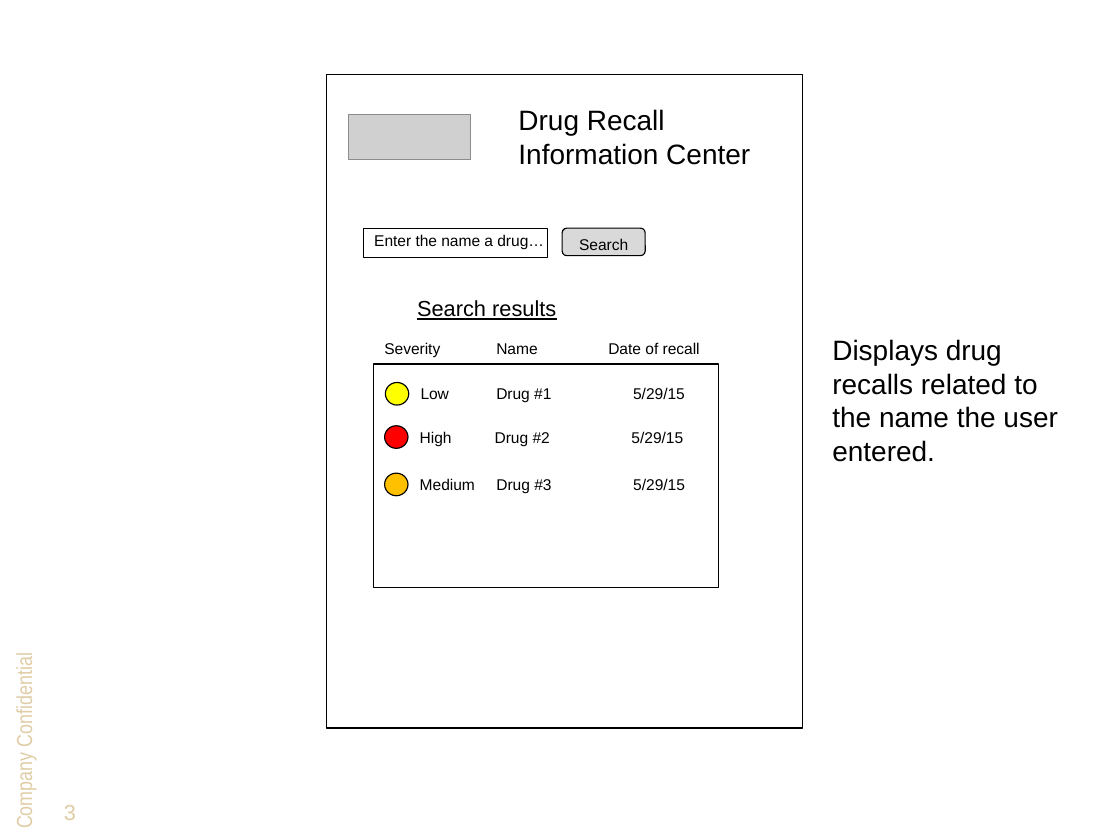
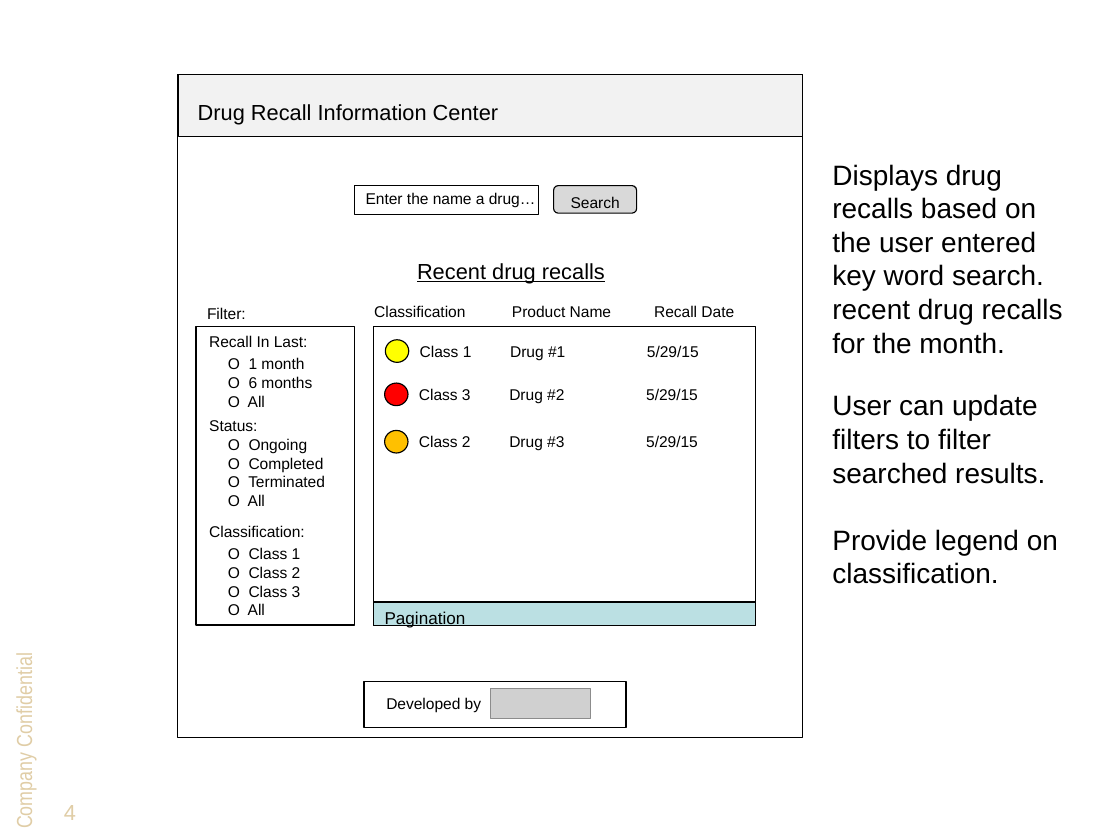
Before and after one commit to DevTechnology/DRIC, a slide deck: slide 4 of Design/Wireframes/DRIC wireframes.pptx (slide 3 before the commit). Drawn at 1120x840 pixels with LibreOffice and Linux fonts; fonts in the diff are those of the drawing; grey boxes stand for pictures; background and template pictures are left out. Boxes give left, top, right and bottom in pixels: in the first picture for what was removed or moved away, otherwise in the second. Text is boxed around its words. In the diff, an @@ line names an element or a change of style, - is before the commit and + after.

Commit message:
Wireframe modification based on PO feedback

```diff
--- a/Design/Wireframes/DRIC wireframes.pptx
+++ b/Design/Wireframes/DRIC wireframes.pptx
@@ rectangle: place and size @@
-rectangle at (327,75,803,728)
+rectangle at (177,75,802,738)
@@ rectangle at (177,75,802,738): fill #FFFFFF to none @@
@@ rectangle added at (178,75,802,137), fill #F2F2F2, outline #000000 0.75 pt @@
@@ text "Drug Recall Information Center": place and size @@
-text "Drug Recall Information Center" at (518,109,750,165)
+text "Drug Recall Information Center" at (198,104,498,125)
@@ text "Drug Recall Information Center" at (198,104,498,125): size 18 to 14 pt @@
@@ text added at (832,164,1063,354), 18 pt, text #000000 @@
+Displays drug recalls based on the user entered key word search. recent drug recalls for the month.
@@ 1 text, 1 rounded rectangle, 1 rectangle: place and size @@
-1 text, 1 rounded rectangle, 1 rectangle at (363,228,645,258)
+1 text, 1 rounded rectangle, 1 rectangle at (355,186,636,215)
@@ text added at (417,263,605,284), 14 pt, text #000000, underline @@
+Recent drug recalls
@@ rectangle: place and size @@
-rectangle at (373,364,718,588)
+rectangle at (373,327,755,625)
@@ text at (374,305,734,317): text changed @@
-Severity Name Date of recall
+Classification Product Name Recall Date
@@ text removed at (417,300,556,320) @@
-Search results
@@ 3 ellipses: place and size @@
-3 ellipses at (384,383,409,495)
+3 ellipses at (384,339,409,452)
@@ text at (420,345,699,360): text changed @@
-Low Drug #1 5/29/15
+Class 1 Drug #1 5/29/15
@@ text removed at (832,339,1057,462) @@
-Displays drug recalls related to the name the user entered.
@@ text at (419,388,698,403): text changed @@
-High Drug #2 5/29/15
+Class 3 Drug #2 5/29/15
@@ text added at (832,394,1058,584), 18 pt, text #000000 @@
+User can update filters to filter searched results.
+Provide legend on classification.
@@ text at (419,435,698,451): text changed @@
-Medium Drug #3 5/29/15
+Class 2 Drug #3 5/29/15
@@ group added at (196,307,355,625): 7 texts, 1 rectangle @@
+Filter:
+Recall In Last:
+O 1 month
+O 6 months
+O All
+Status:
+O Ongoing
+O Completed
+O Terminated
+O All
+Classification:
+O Class 1
+O Class 2
+O Class 3
+O All
@@ rectangle added at (373,603,755,626), fill #BBE0E3, outline #000000 0.75 pt, 11 pt, text #000000 @@
+Pagination
@@ rectangle added at (364,681,626,728), outline #000000 0.75 pt @@
@@ picture: place and size @@
-picture at (348,114,470,160)
+picture at (491,689,590,719)
@@ text added at (386,697,481,712), 10 pt, text #000000 @@
+Developed by
@@ page number at (64,805,76,820): text changed @@
-3
+4
```
Also in this commit, not shown: 2 other slides changed, 2 slides added, 1 slide removed.
